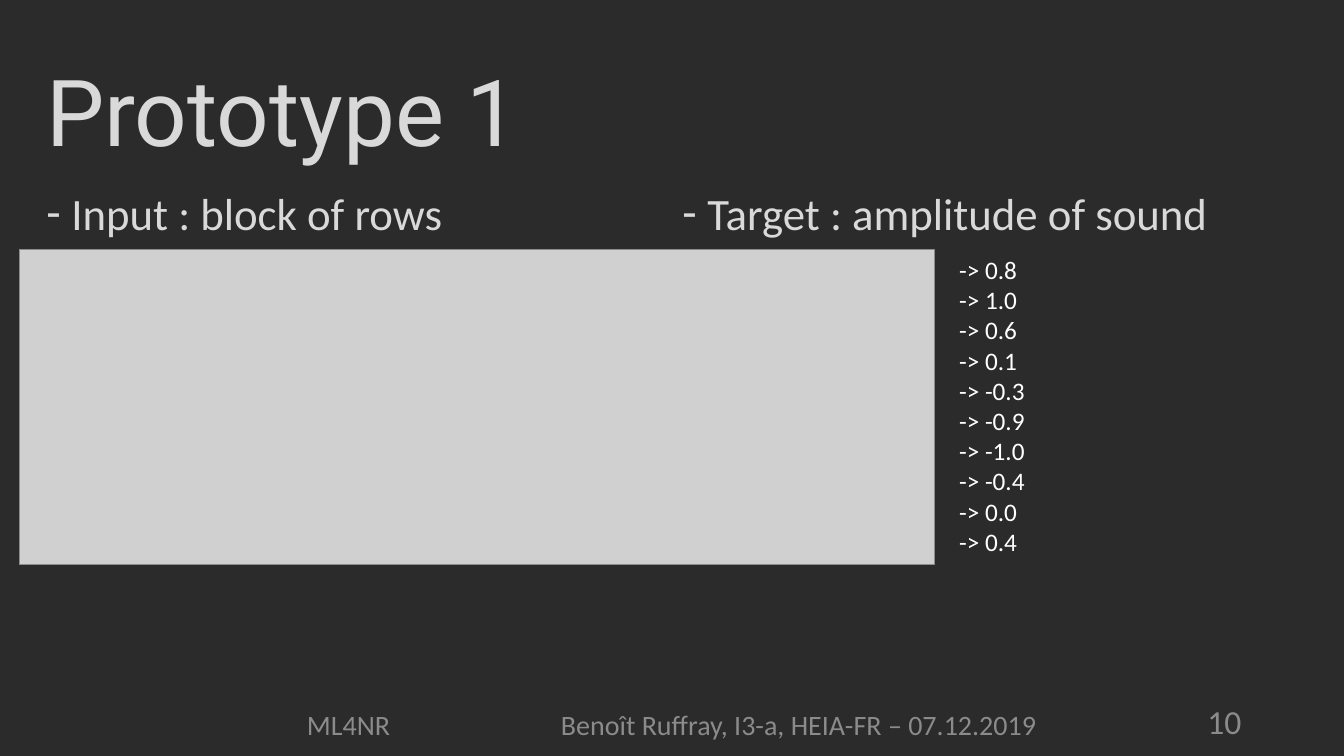
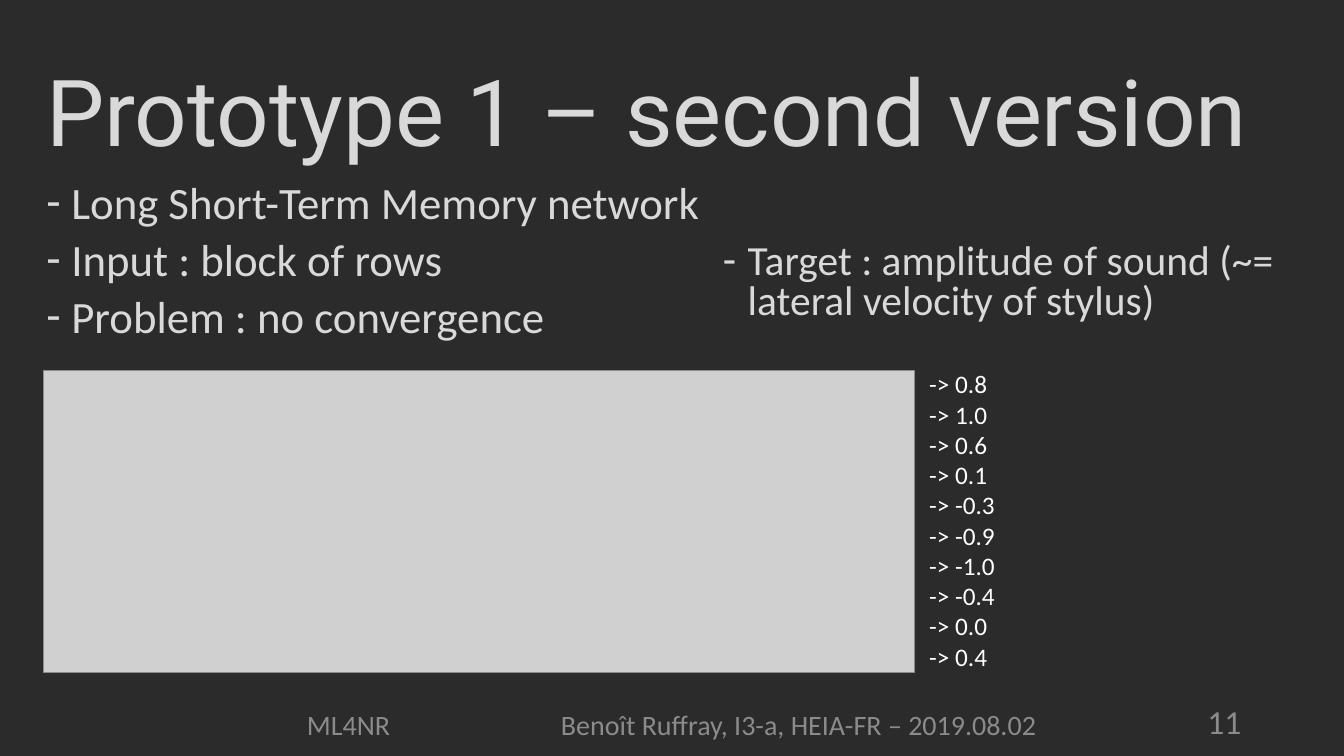
Before and after one commit to Johnatonb/IRENE, a slide deck: slide 11 of doc/presentation/ml4nr.pptx (slide 10 before the commit). Drawn at 1344x756 pixels with LibreOffice and Linux fonts; fonts in the diff are those of the drawing; grey boxes stand for pictures; background and template pictures are left out; a plain dark background stands for a picture behind light text. Boxes give left, top, right and bottom in pixels: in the first picture for what was removed or moved away, otherwise in the second. Text is boxed around its words. In the diff, an @@ line names an element or a change of style, - is before the commit and + after.

```diff
--- a/doc/presentation/ml4nr.pptx
+++ b/doc/presentation/ml4nr.pptx
@@ title at (46, 76, 1247, 166): text changed @@
-Prototype 1
+Prototype 1 – second version
@@ text removed at (71, 199, 443, 237) @@
-– Input : block of rows
@@ text added at (71, 188, 699, 341), 32 pt, text #D9D9D9 @@
+– Long Short-Term Memory network
+– Input : block of rows
+– Problem : no convergence
@@ picture removed at (19, 249, 934, 565) @@
@@ text at (748, 246, 1210, 322): text changed; size 32 to 29.6 pt @@
-– Target : amplitude of sound
+– Target : amplitude of sound (~= lateral velocity of stylus)
@@ picture added at (43, 371, 914, 674) @@
@@ text "-> 0.8": place and size @@
-text "-> 0.8" at (985, 262, 1025, 551)
+text "-> 0.8" at (955, 376, 995, 666)
@@ text at (307, 716, 1036, 740): text changed @@
-ML4NR Benoît Ruffray, I3-a, HEIA-FR – 07.12.2019
+ML4NR Benoît Ruffray, I3-a, HEIA-FR – 2019.08.02
@@ page number at (1207, 712, 1241, 734): text changed @@
-10
+11
```
Also in this commit, not shown: 9 other slides changed, 12 slides added, 53 other files.
